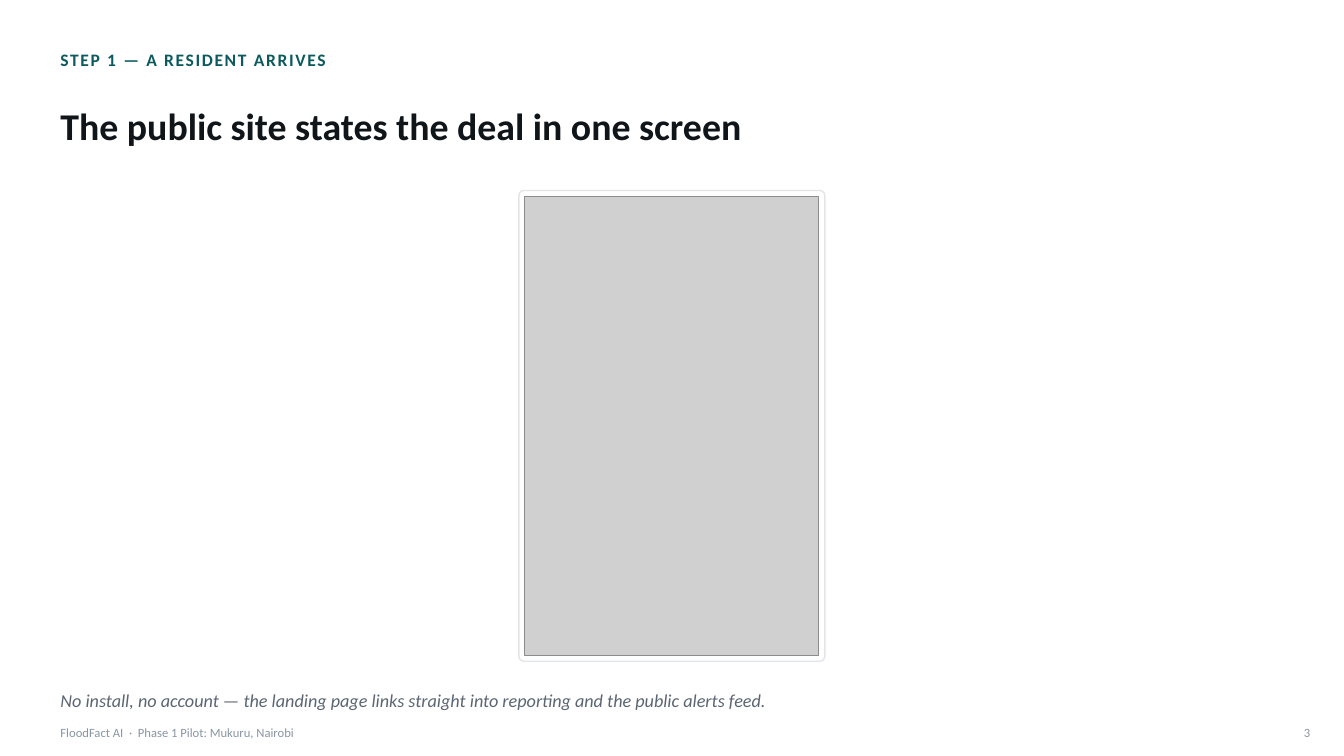
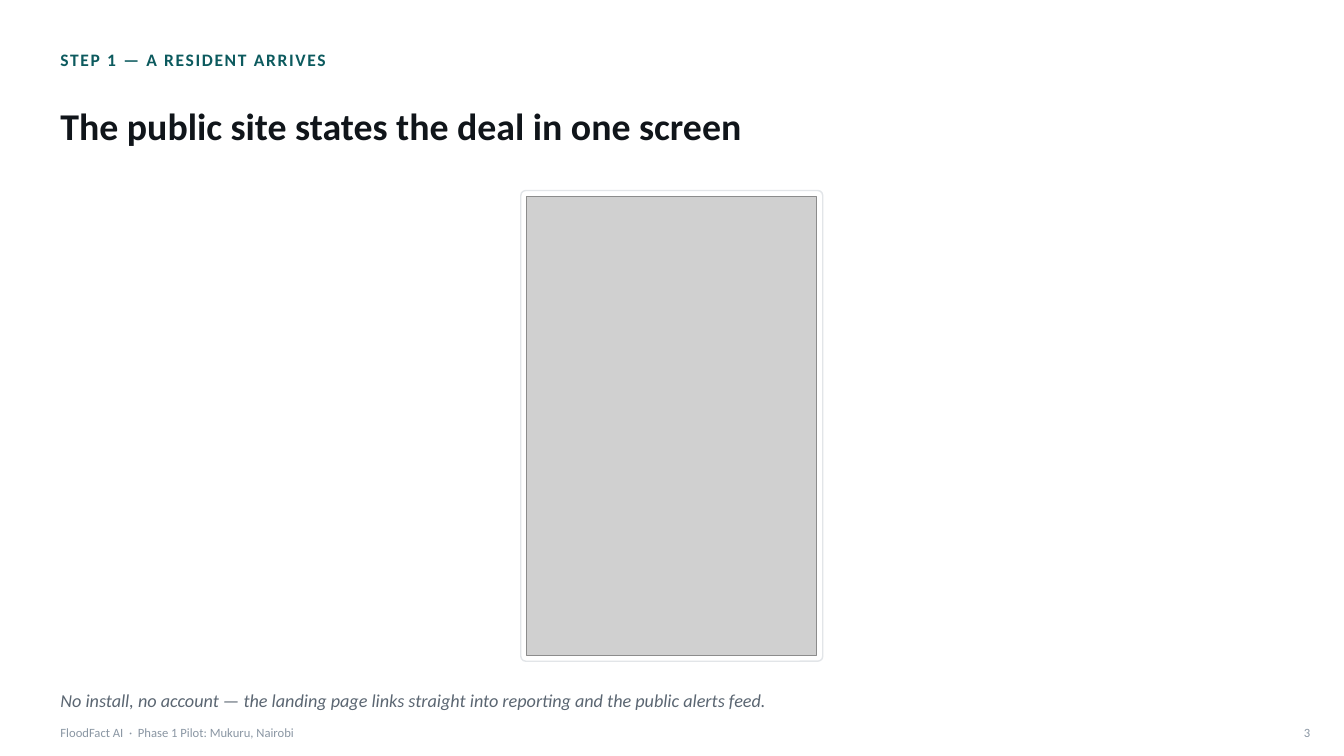
Before and after one commit to VinceOdundo/FloodfactAI, a slide deck: slide 4 of docs/submission/FloodFact-AI-Demonstration.pptx. Drawn at 1344x756 pixels with LibreOffice and Linux fonts; fonts in the diff are those of the drawing; grey boxes stand for pictures. Boxes give left, top, right and bottom in pixels: in the first picture for what was removed or moved away, otherwise in the second. Text is boxed around its words. In the diff, an @@ line names an element or a change of style, - is before the commit and + after.

```diff
--- a/docs/submission/FloodFact-AI-Demonstration.pptx
+++ b/docs/submission/FloodFact-AI-Demonstration.pptx
@@ rounded rectangle at (x1=521, y1=191, x2=824, y2=661): proportions changed @@
```
Also in this commit, not shown: 25 other files.
